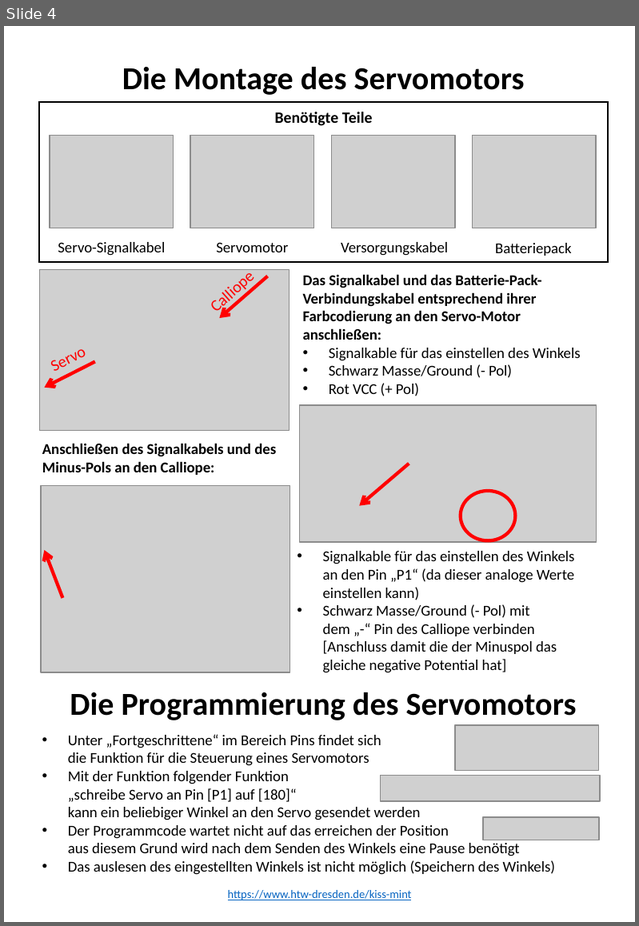
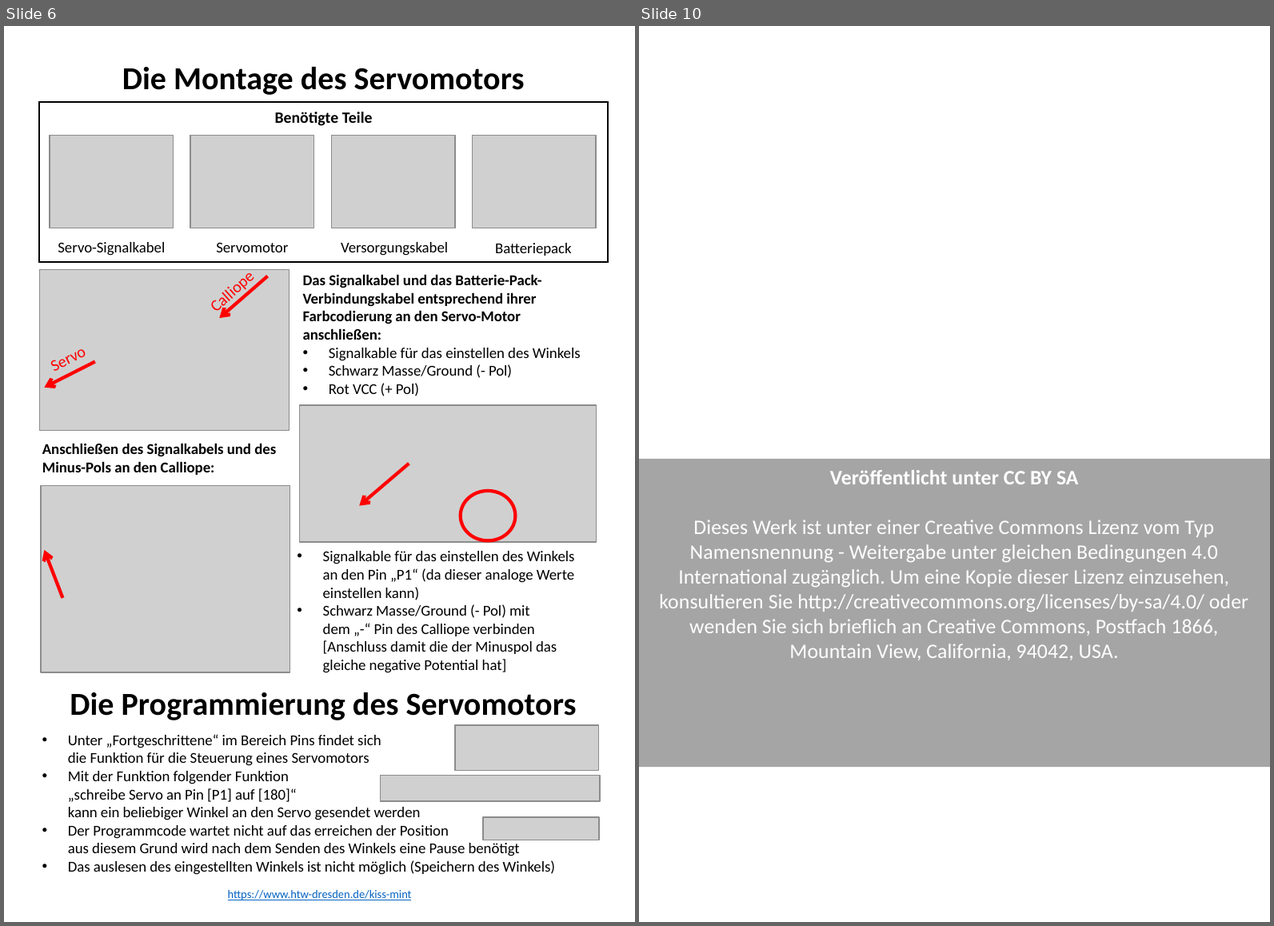
Before and after one commit to macim0/KISS_MINT, a slide deck: Handouts/Handouts-Motor_USR_Servo_IR.pptx. Shown side by side, each under a label of ours: slide 4 before the commit, slides 6 and 10 after it; the slides between them are not shown. The pictures are 639x926 and 1274x926 pixels, drawn with LibreOffice and Linux fonts; fonts in the diff are those of the drawing; grey boxes stand for pictures; background and template pictures are left out. Boxes give left, top, right and bottom in pixels: in the first picture for what was removed or moved away, otherwise in the second. Text is boxed around its words. In the diff, an @@ line names an element or a change of style, - is before the commit and + after.

```diff
--- a/Handouts/Handouts-Motor_USR_Servo_IR.pptx
+++ b/Handouts/Handouts-Motor_USR_Servo_IR.pptx
@@ slide 10 added at (x1=639, y1=26, x2=1270, y2=922), background #FFFFFF @@
@@ ellipse added at (x1=713, y1=108, x2=764, y2=157), outline #FFFFFF 2.25 pt @@
@@ line added from (681, 200) to (1227, 200), #FFFFFF 1 pt dashed @@
@@ line added from (838, 200) to (838, 247), #FFFFFF 1 pt dashed @@
@@ line added from (1074, 200) to (1074, 247), #FFFFFF 1 pt dashed @@
@@ rectangle added at (x1=639, y1=458, x2=1270, y2=765), fill #A5A5A5, 13.7 pt, text #FFFFFF @@
+Veröffentlicht unter CC BY SA
+Dieses Werk ist unter einer Creative Commons Lizenz vom Typ Namensnennung - Weitergabe unter gleichen Bedingungen 4.0 International zugänglich. Um eine Kopie dieser Lizenz einzusehen, konsultieren Sie http://creativecommons.org/licenses/by-sa/4.0/ oder wenden Sie sich brieflich an Creative Commons, Postfach 1866, Mountain View, California, 94042, USA.
@@ what was slide 4 is now slide 6 @@
```
Also in this commit, not shown: 2 slides changed, 4 other slides added, 1 other file.
